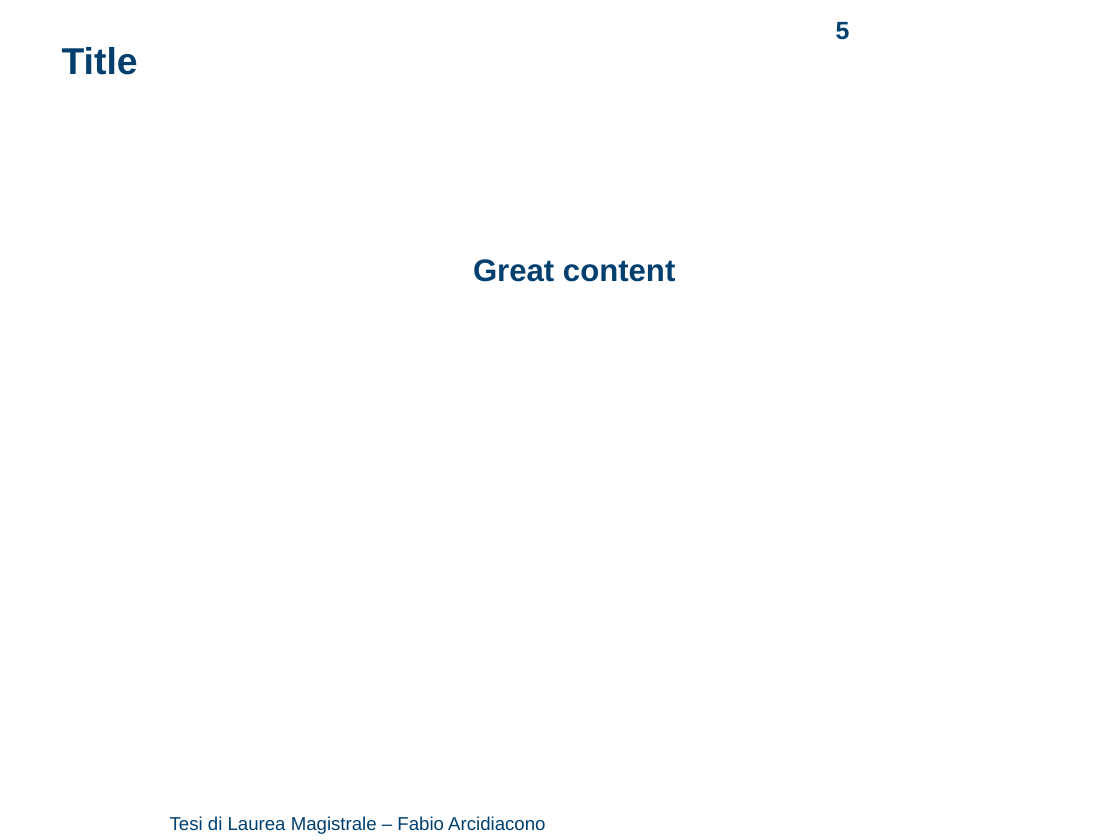
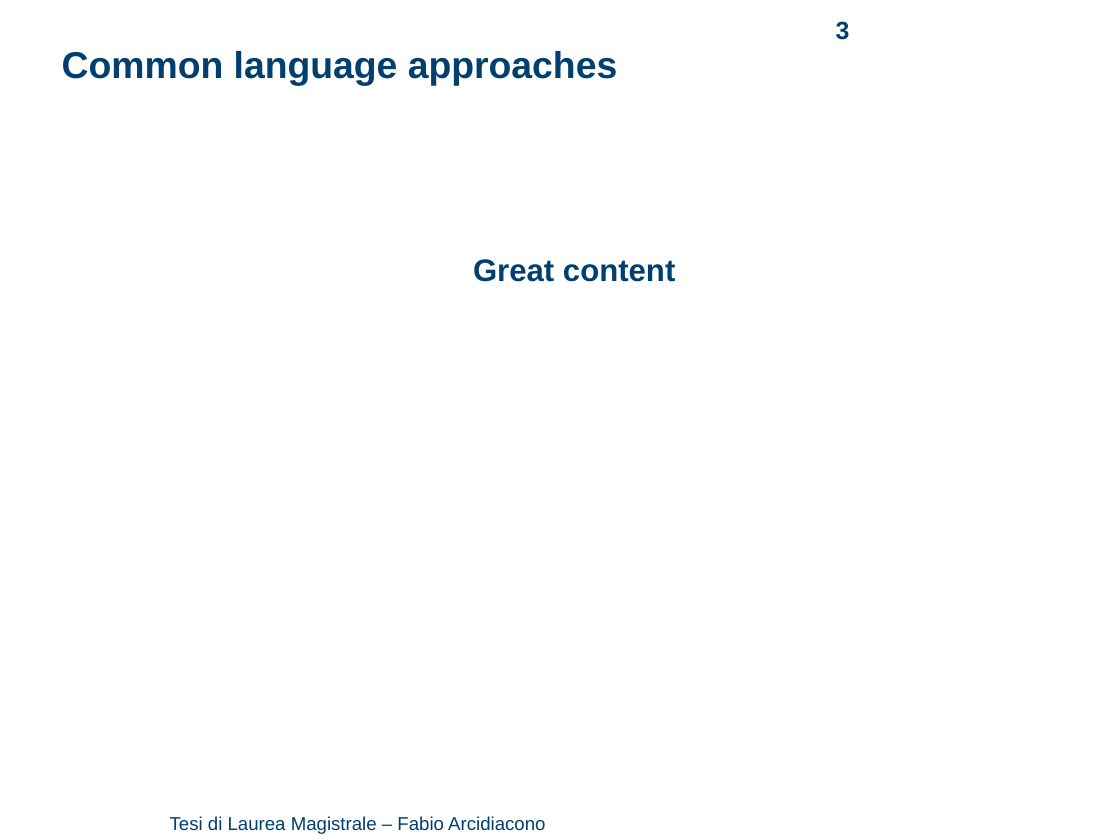
Before and after one commit to arci/thesis, a slide deck: slide 3 of presentation/ThesisPresentation.ppt (slide 5 before the commit). Drawn at 1120x840 pixels with LibreOffice and Linux fonts; fonts in the diff are those of the drawing; background and template pictures are left out. Boxes give left, top, right and bottom in pixels: in the first picture for what was removed or moved away, otherwise in the second. Text is boxed around its words. In the diff, an @@ line names an element or a change of style, - is before the commit and + after.

```diff
--- a/presentation/ThesisPresentation.ppt
+++ b/presentation/ThesisPresentation.ppt
@@ page number at box(836, 21, 850, 40): text changed @@
-5
+3
@@ text at box(62, 51, 617, 85): text changed @@
-Title
+Common language approaches
```
Also in this commit, not shown: 2 other slides changed, 11 slides added, 4 slides removed, 1 other file.
